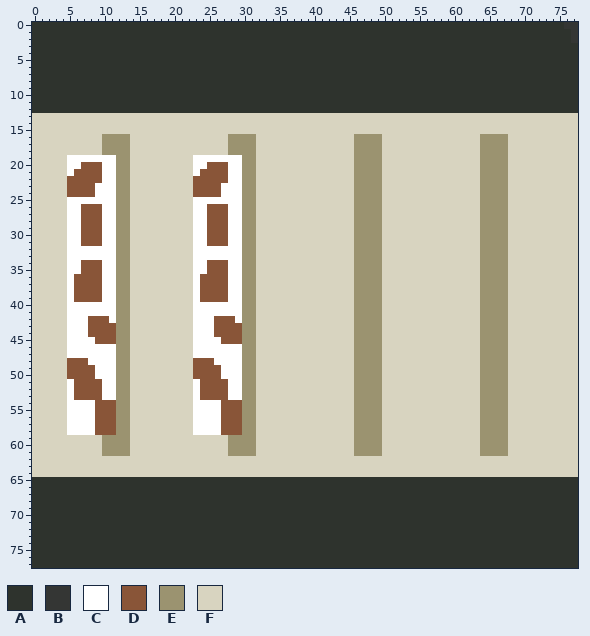
Edited in one commit: sprite sheet (icons/dishrack_2_78.png). The picture above was drawn from the file before the commit.
The file is 78x78 pixels. Colours within 5 levels of each other are drawn and written as one.
Palette (. is transparent): A #2e332d  B #343634  C #ffffff  D #895538  E #9b9370  F #d8d4c0
After:
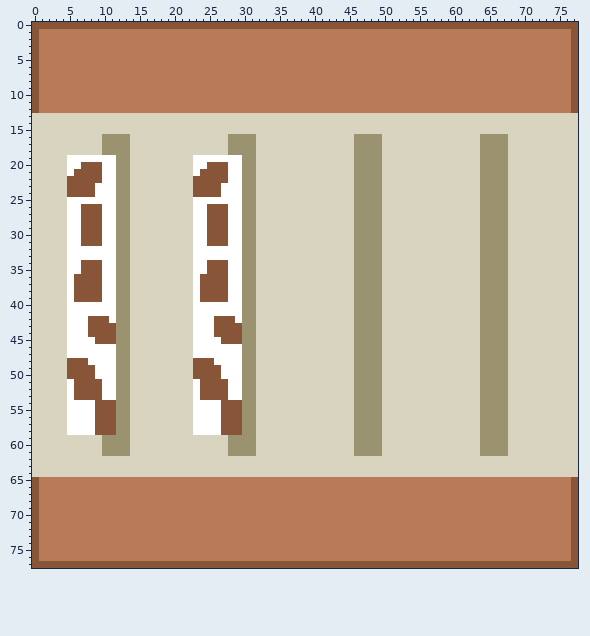
The edit:
Colour A changes from #2e332d to #b97a57.
The edit turns colour A into colour D in row 0 at x 0 to 75; in rows 1 to 2 at x 0; in rows 3 to 12 at x 0 and 77; in rows 65 to 76 at x 0 and 77; in row 77 at x 0 to 77.
The edit turns colour B into colour D in row 0 at x 76 to 77; in rows 1 to 2 at x 77.
Pixel boxes of the changes (left, top, right, bottom) in both pictures:
changed: (32, 22, 578, 113)
changed: (32, 477, 578, 568)
